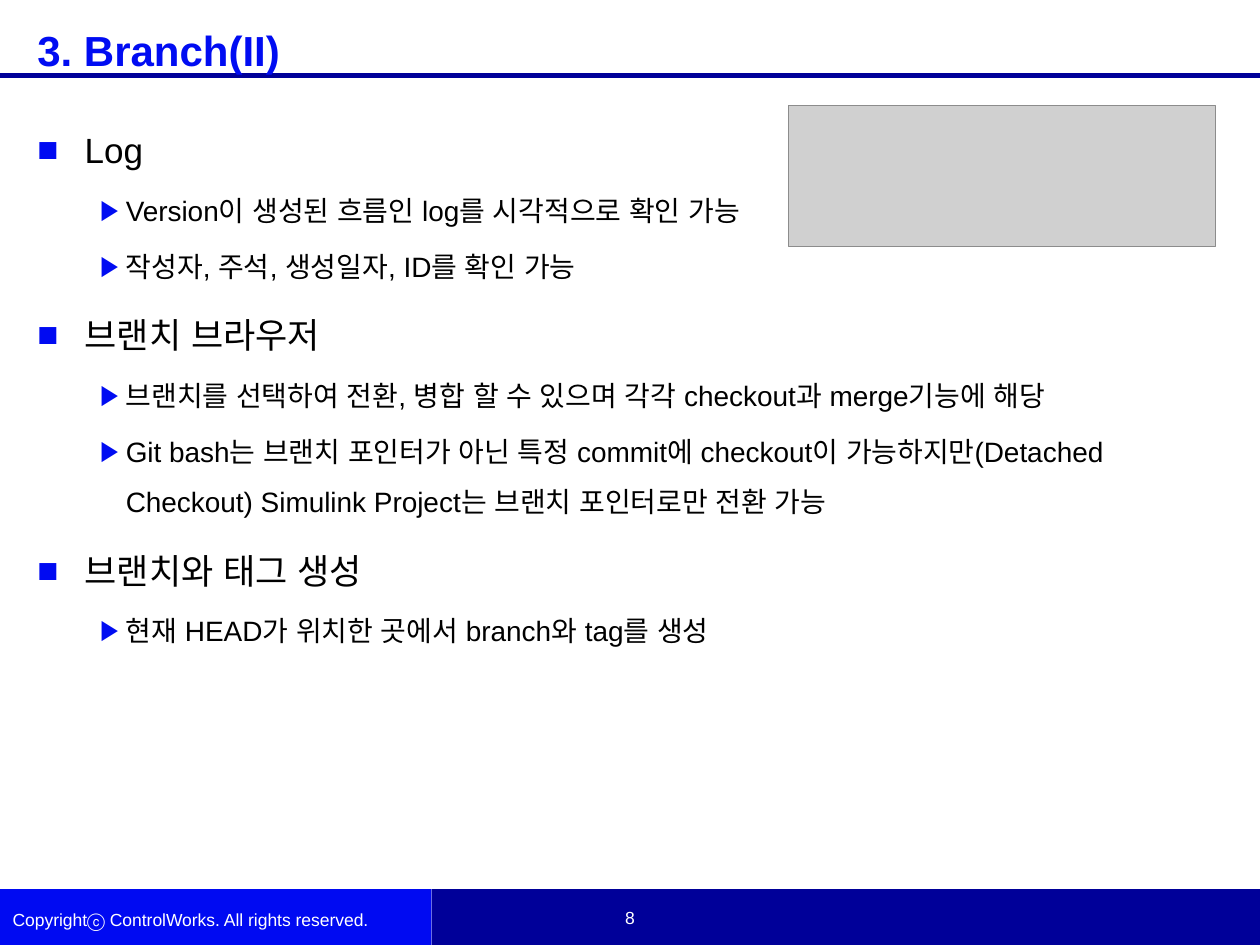
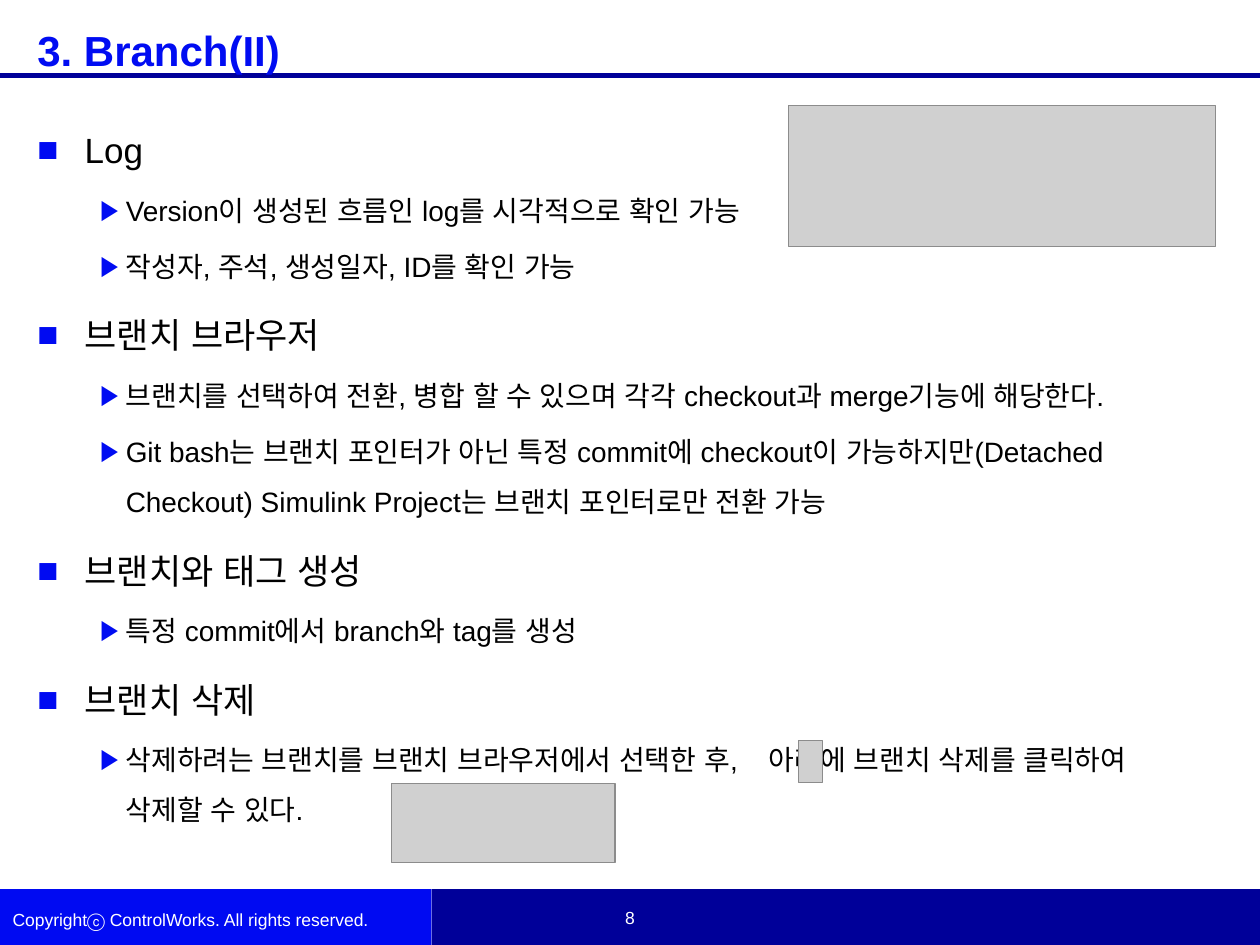
Before and after one commit to woojinKwon/kwj6355, a slide deck: slide 8 of Simulink Source Control.pptx. Drawn at 1260x945 pixels with LibreOffice and Linux fonts; fonts in the diff are those of the drawing; grey boxes stand for pictures; background and template pictures are left out. Boxes give left, top, right and bottom in pixels: in the first picture for what was removed or moved away, otherwise in the second. Text is boxed around its words. In the diff, an @@ line names an element or a change of style, - is before the commit and + after.

```diff
--- a/Simulink Source Control.pptx
+++ b/Simulink Source Control.pptx
@@ text at <box>126,382,1105,411</box>: text changed @@
-  ▶ 브랜치를 선택하여 전환, 병합 할 수 있으며 각각 checkout과 merge기능에 해당
+  ▶ 브랜치를 선택하여 전환, 병합 할 수 있으며 각각 checkout과 merge기능에 해당한다.
@@ text at <box>85,618,1126,778</box>: text changed @@
-  ▶ 현재 HEAD가 위치한 곳에서 branch와 tag를 생성
+  ▶ 특정 commit에서 branch와 tag를 생성
+■ 브랜치 삭제
+  ▶ 삭제하려는 브랜치를 브랜치 브라우저에서 선택한 후, 아래에 브랜치 삭제를 클릭하여 삭제할 수 있다.
@@ picture added at <box>799,741,823,782</box> @@
@@ picture added at <box>392,784,615,862</box> @@
```
Also in this commit, not shown: 12 other slides changed, 3 slides added.
